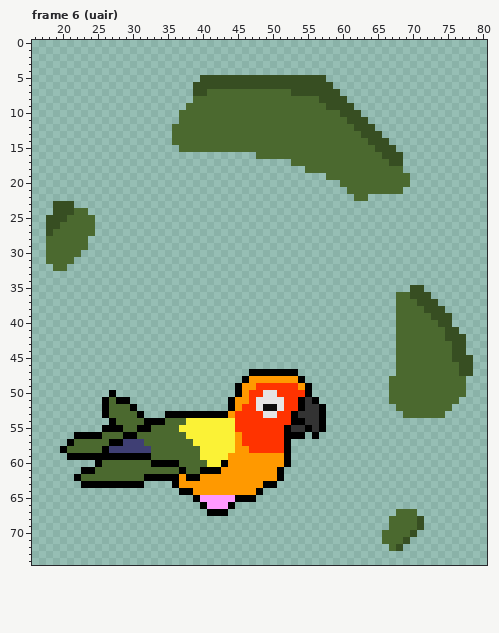
Pixel-art file -- Citrus/aseprite/citrus_roa_big.aseprite. That is the earlier state.
96x80 pixels, 39 frames. Shown: frame 6 (uair): x 16..80, y 0..74. The commit also changed other frames, which this record leaves out.
And afterwards:
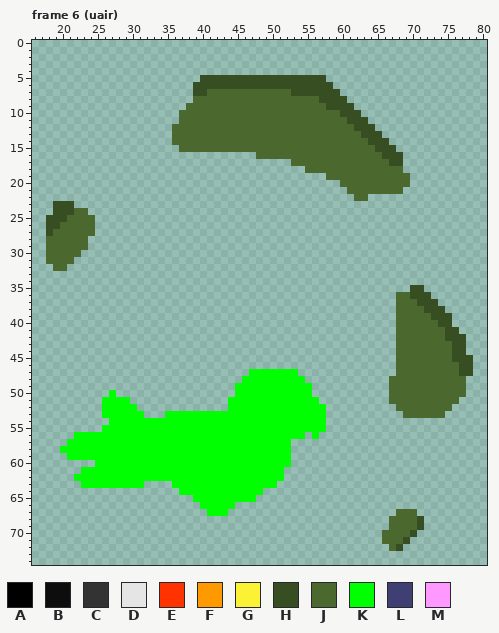
Palette (. is transparent): A #000000  B #0d0d0d  C #333333  D #e5e5e5  E #ff3300  F #ff9900  G #fbf236  H #374e22  J #4b692f  K #00ff00  L #3f3f74  M #ff99ff
Edits made:
layer "hurtbox" now shown
--- frame 6 (uair), layer "hurtbox"
@@ x 18..59 @@
 46 ..........................................
-47 .............................AAAAAAA......
-48 ............................AFFFFFFFA.....
-49 ...........................AFFEEEEEEFA....
-50 .........A.................AFEEDDEEEEA....
-51 ........AJAA..............AFFEDDDDEEACA...
-52 ........AJJJA.............AFEEDBBDEEACCA..
-53 ........AJJJJA...AAAAAAAAAFEEEEDDEEACCCA..
-54 .........AJJJJAAAJJJGGGGGGGEEEEEEEEAACCA..
-55 ........AAAJJAAJJJJGGGGGGGGEEEEEEEACCACA..
-56 ....AAAAJJJAAJJJJJJJGGGGGGGFEEEEEEAAA.A...
-57 ...AJJJJJAALLLJJJJJJJGGGGGGFEEEEEEA.......
-58 ..AJJJJJALLLLLLJJJJJJJGGGGGFFEEEEEA.......
-59 ...AAAAAAAAAAAAJJJJJJJGGGGFFFFFFFFA.......
-60 .......AJJJJJJJAAAAJJJJGGAFFFFFFFFA.......
-61 .....AAJJJJJJJJJJJJAJJAAAFFFFFFFFA........
-62 ....AJJJJJJJJJAAAAAFAAFFFFFFFFFFFA........
-63 .....AAAAAAAAA....AFFFFFFFFFFFFAA.........
-64 ...................AAFFFFFFFFFA...........
-65 .....................AMMMMMAAA............
-66 ......................AMMMA...............
-67 .......................AAA................
+47 .............................KKKKKKK......
+48 ............................KKKKKKKKK.....
+49 ...........................KKKKKKKKKKK....
+50 .........K.................KKKKKKKKKKK....
+51 ........KKKK..............KKKKKKKKKKKKK...
+52 ........KKKKK.............KKKKKKKKKKKKKK..
+53 ........KKKKKK...KKKKKKKKKKKKKKKKKKKKKKK..
+54 .........KKKKKKKKKKKKKKKKKKKKKKKKKKKKKKK..
+55 ........KKKKKKKKKKKKKKKKKKKKKKKKKKKKKKKK..
+56 ....KKKKKKKKKKKKKKKKKKKKKKKKKKKKKKKKK.K...
+57 ...KKKKKKKKKKKKKKKKKKKKKKKKKKKKKKKK.......
+58 ..KKKKKKKKKKKKKKKKKKKKKKKKKKKKKKKKK.......
+59 ...KKKKKKKKKKKKKKKKKKKKKKKKKKKKKKKK.......
+60 .......KKKKKKKKKKKKKKKKKKKKKKKKKKKK.......
+61 .....KKKKKKKKKKKKKKKKKKKKKKKKKKKKK........
+62 ....KKKKKKKKKKKKKKKKKKKKKKKKKKKKKK........
+63 .....KKKKKKKKK....KKKKKKKKKKKKKKK.........
+64 ...................KKKKKKKKKKKK...........
+65 .....................KKKKKKKKK............
+66 ......................KKKKK...............
+67 .......................KKK................
 68 ..........................................
